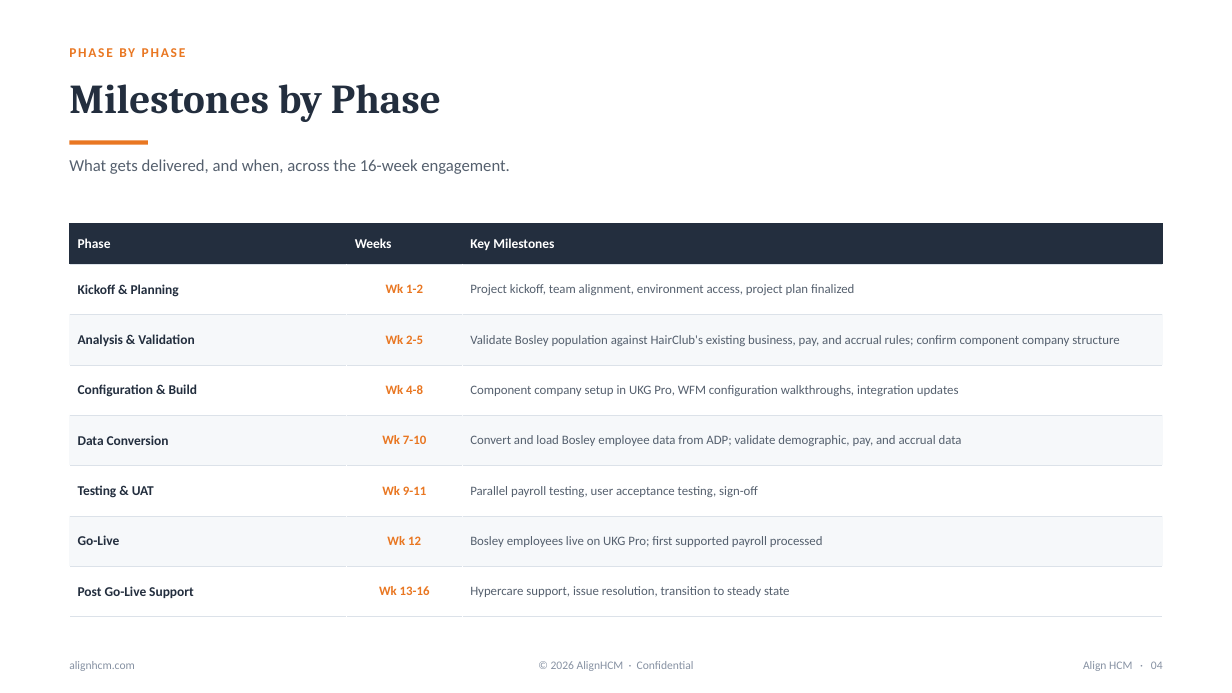
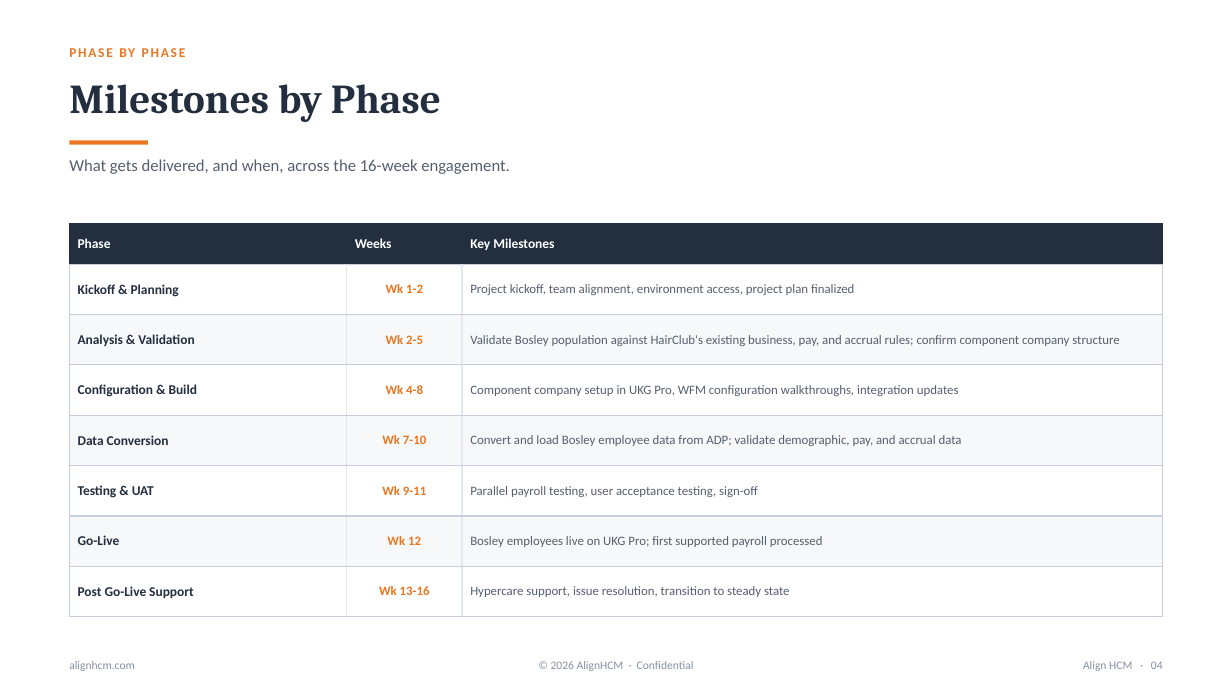
Before and after one commit to dillonmohr8777/client-operations-canonical, a slide deck: slide 4 of clients/align-hcm/deliverables/2026-08-12-bosley-hairclub-ukg-pro-merger-proposal/Align_HCM_Bosley_HairClub_UKG_Pro_Merger.pptx. Drawn at 1232x693 pixels with LibreOffice and Linux fonts; fonts in the diff are those of the drawing. Boxes give left, top, right and bottom in pixels: in the first picture for what was removed or moved away, otherwise in the second. Text is boxed around its words. In the diff, an @@ line names an element or a change of style, - is before the commit and + after.

```diff
--- a/clients/align-hcm/deliverables/2026-08-12-bosley-hairclub-ukg-pro-merger-proposal/Align_HCM_Bosley_HairClub_UKG_Pro_Merger.pptx
+++ b/clients/align-hcm/deliverables/2026-08-12-bosley-hairclub-ukg-pro-merger-proposal/Align_HCM_Bosley_HairClub_UKG_Pro_Merger.pptx
@@ table at [69, 224, 1163, 616] @@
@@ borders changed @@
```
Also in this commit, not shown: 5 other slides changed, 25 other files.
